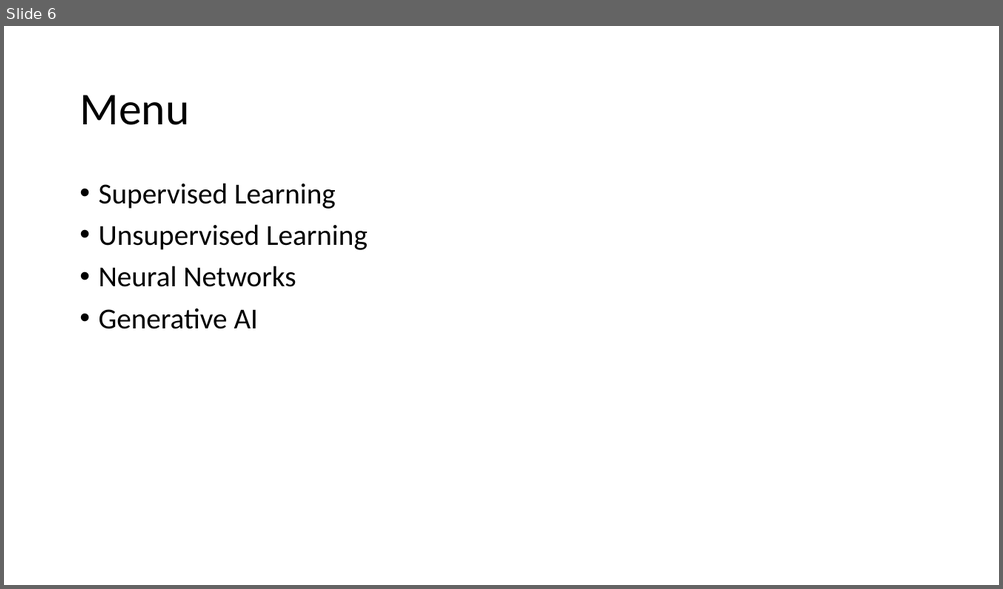
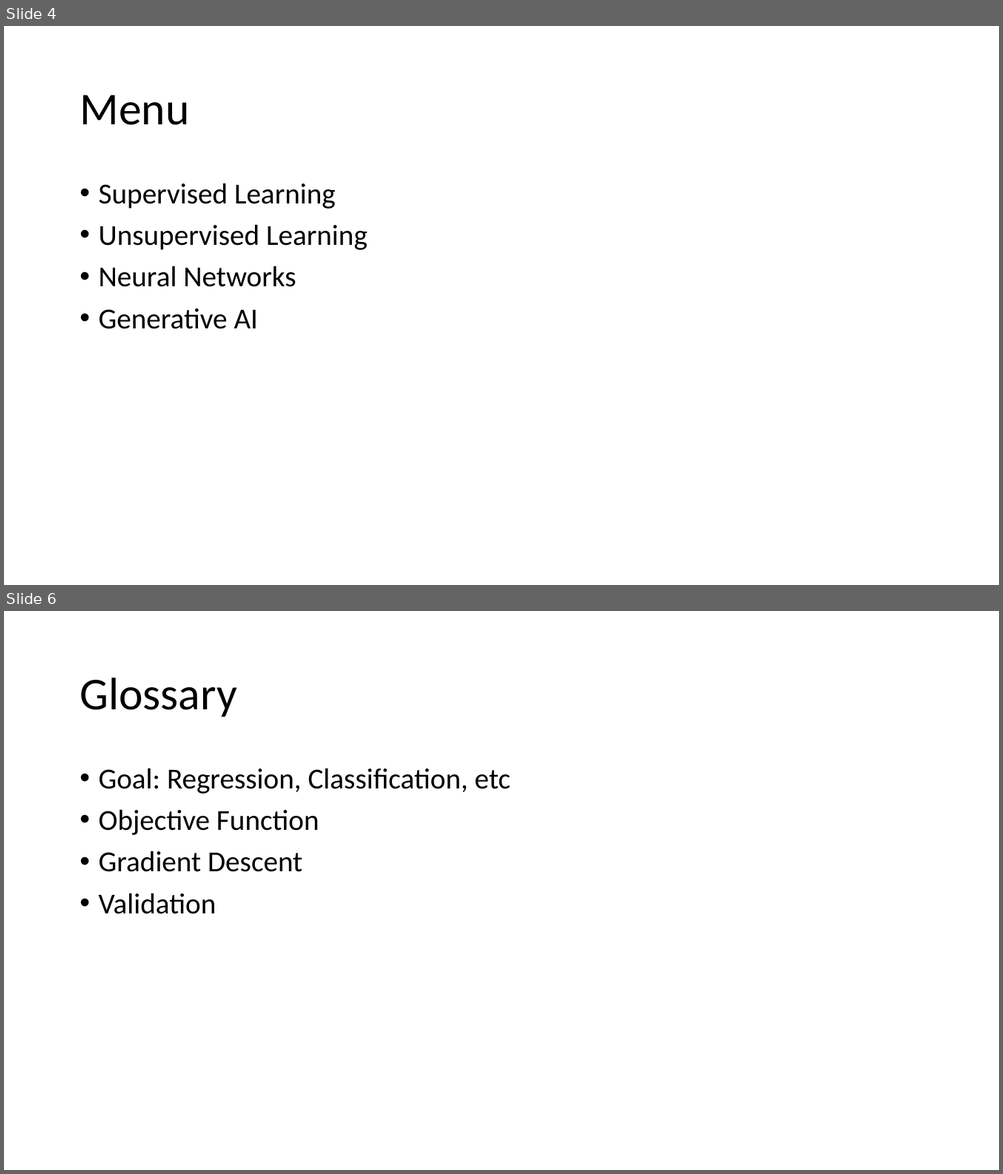
Before and after one commit to YaolinGe/AI, a slide deck: presentation/Intro2AI.pptx. Shown one above the other, each under a label of ours: slide 6 before the commit, slides 4 and 6 after it; the slides between them are not shown. The pictures are 1003x589 and 1003x1174 pixels, drawn with LibreOffice and Linux fonts; fonts in the diff are those of the drawing. Boxes give left, top, right and bottom in pixels: in the first picture for what was removed or moved away, otherwise in the second. Text is boxed around its words. In the diff, an @@ line names an element or a change of style, - is before the commit and + after.

```diff
--- a/presentation/Intro2AI.pptx
+++ b/presentation/Intro2AI.pptx
@@ slide 6 added at <box>4,611,999,1170</box>, background #FFFFFF @@
@@ title added at <box>79,678,237,717</box>, 44 pt, text #000000 @@
+Glossary
@@ text added at <box>99,768,510,914</box>, 28 pt, text #000000 @@
+• Goal: Regression, Classification, etc
+• Objective Function
+• Gradient Descent
+• Validation
@@ what was slide 6 is now slide 4 @@
```
Also in this commit, not shown: 3 other slides added, 4 slides removed, 25 other files.
